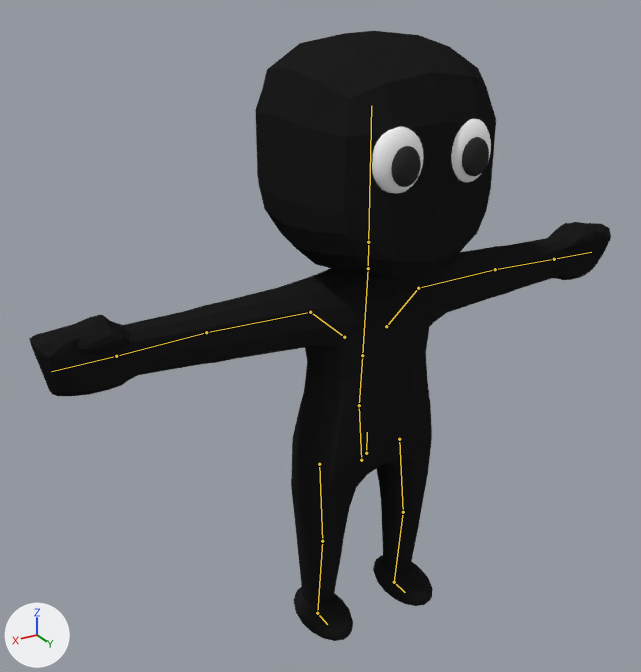
Renders of the Blender file tools/blender/source/character_final.blend from each side of a commit.
Before and after are seen from a 50 mm camera at (1.198, 1.761, 1.785) aimed at (0.147, 0.009, 0.91). The axes (+X, +Y, +Z) are drawn at lower left. The lights are the same throughout. The picture after the commit comes second. The bones that change, and the others that lie on the model, are drawn over the model as lines.

In view in the first picture: 'Body'.
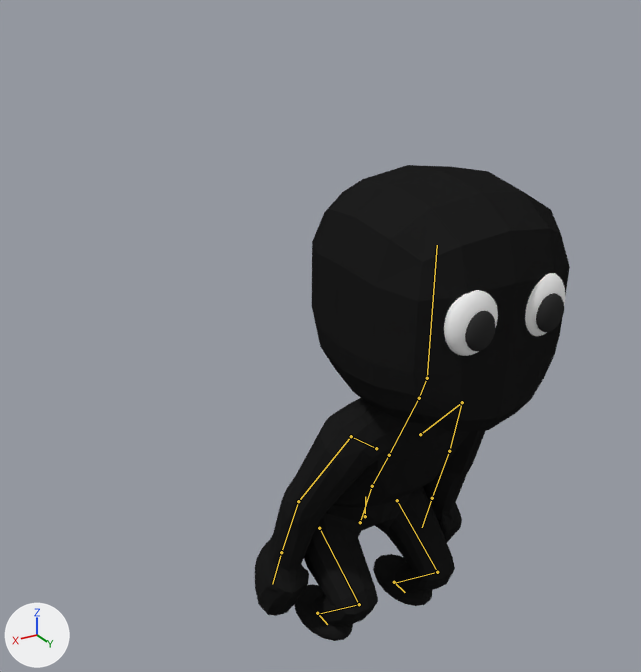
The newer file adds an action. The first version stands in its rest pose; the second is drawn at frame 55 of the action 'Crouch'.

What differs and where, as boxes [x1, y1, x2, y2] in the pictures (641 x 672 px):
'Body', posed (46% narrower, 22% shorter): before [29, 31, 611, 641]; after [255, 165, 570, 641]
bone 'Body', root to tip: before (366, 453) to (367, 432); after (365, 516) to (365, 496)
bone 'Hips', root to tip: before (361, 460) to (359, 405); after (360, 522) to (372, 486)
bone 'Abdomen', root to tip: before (359, 405) to (362, 355); after (372, 486) to (389, 455)
bone 'Neck', root to tip: before (368, 268) to (368, 242); after (419, 398) to (427, 378)
bone 'Head', root to tip: before (368, 242) to (371, 105); after (427, 378) to (437, 245)
bone 'UpperArm.L', root to tip: before (418, 288) to (495, 269); after (462, 402) to (449, 451)
bone 'LowerArm.L', root to tip: before (495, 269) to (554, 259); after (449, 451) to (432, 498)
bone 'UpperArm.R', root to tip: before (310, 312) to (206, 332); after (351, 436) to (298, 501)
bone 'LowerArm.R', root to tip: before (206, 332) to (116, 356); after (298, 501) to (281, 552)
bone 'Fist.R', root to tip: before (116, 356) to (51, 371); after (281, 552) to (272, 584)

The change in detail:
Bone 'Body' (bone_body) moves from (0.0, 0.0, 0.0) to (0.0, -0.399, 0.0).
Bone 'Hips' (bone_hips) turns from (0, 0, 0) to (26, 0, 0) degrees about its own x, y and z.
Bone 'Abdomen' (bone_abdomen) turns from (0, 0, 0) to (-2, 0, 0) degrees about its own x, y and z.
Bone 'Neck' (bone_neck) turns from (0, 0, 0) to (-2, 0, 0) degrees about its own x, y and z.
Bone 'Head' (bone_head) turns from (0, 0, 0) to (-20, 0, 0) degrees about its own x, y and z.
Bone 'UpperArm.L' (bone_upperarm_l) turns from (0, 0, 0) to (-80, 15, -33) degrees about its own x, y and z.
Bone 'LowerArm.L' (bone_lowerarm_l) turns from (0, 0, 0) to (-6, 22, -12) degrees about its own x, y and z.
Bone 'UpperArm.R' (bone_upperarm_r) turns from (0, 0, 0) to (-80, -15, 33) degrees about its own x, y and z.
Bone 'LowerArm.R' (bone_lowerarm_r) turns from (0, 0, 0) to (-6, -22, 12) degrees about its own x, y and z.
Bone 'Fist.R' (bone_fist_r) turns from (0, 0, 0) to (0, -16, 1) degrees about its own x, y and z.
